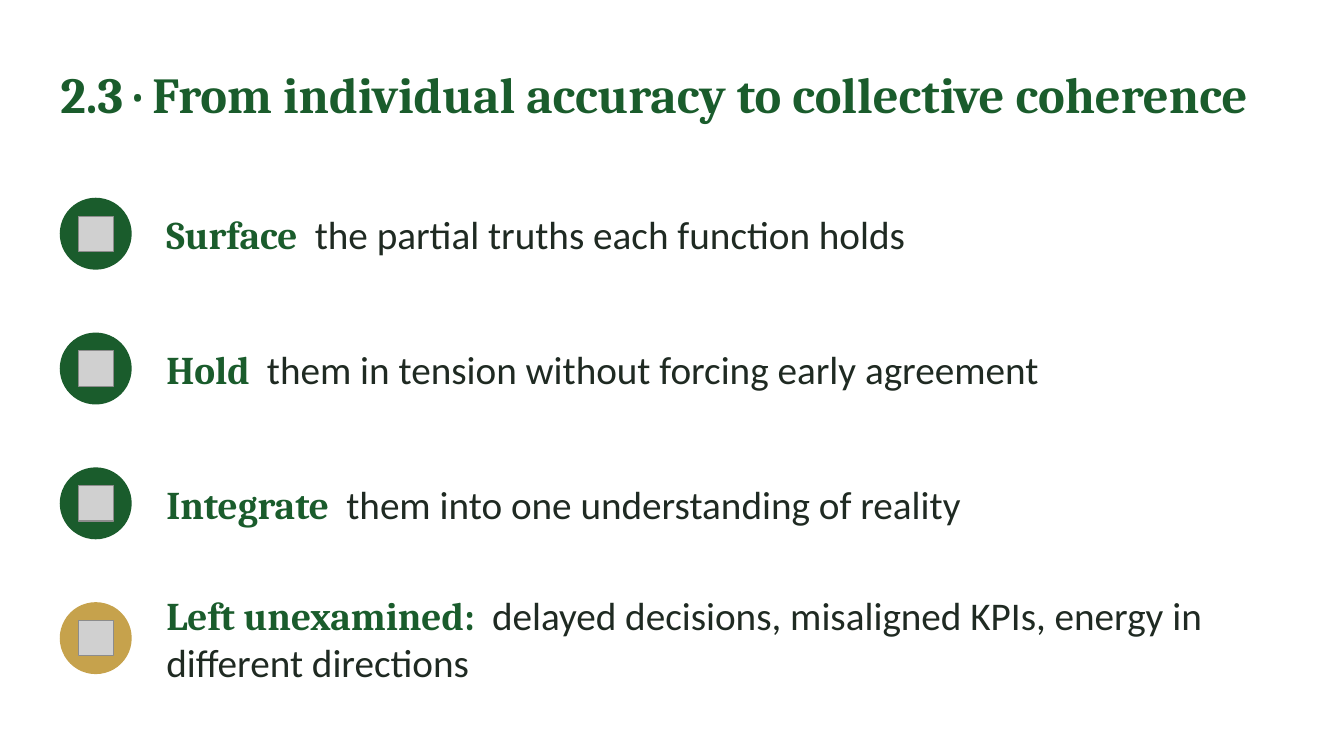
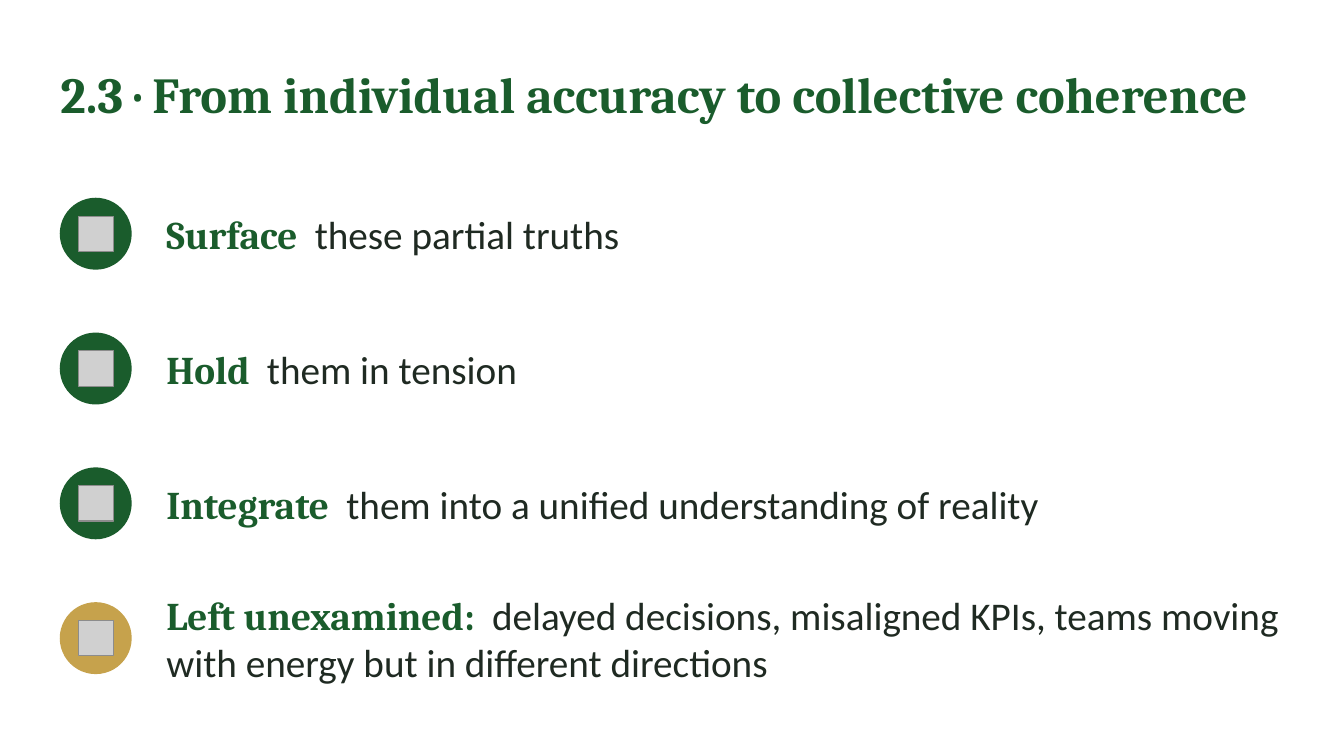
Before and after one commit to IBSL26/ibsl-platform, a slide deck: slide 13 of Unit decks/Unit 01 - Behavioural Strategy Fundamentals.pptx. Drawn at 1344x756 pixels with LibreOffice and Linux fonts; fonts in the diff are those of the drawing; grey boxes stand for pictures. Boxes give left, top, right and bottom in pixels: in the first picture for what was removed or moved away, otherwise in the second. Text is boxed around its words. In the diff, an @@ line names an element or a change of style, - is before the commit and + after.

```diff
--- a/Unit decks/Unit 01 - Behavioural Strategy Fundamentals.pptx
+++ b/Unit decks/Unit 01 - Behavioural Strategy Fundamentals.pptx
@@ text at box(166, 221, 619, 256): text changed @@
-Surface the partial truths each function holds
+Surface these partial truths
@@ text at box(166, 356, 517, 385): text changed @@
-Hold them in tension without forcing early agreement
+Hold them in tension
@@ text at box(166, 491, 1038, 528): text changed @@
-Integrate them into one understanding of reality
+Integrate them into a unified understanding of reality
@@ text at box(166, 602, 1278, 684): text changed @@
-Left unexamined: delayed decisions, misaligned KPIs, energy in different directions
+Left unexamined: delayed decisions, misaligned KPIs, teams moving with energy but in different directions
```
Also in this commit, not shown: 29 other slides changed, 5 slides added, 4 other files.
